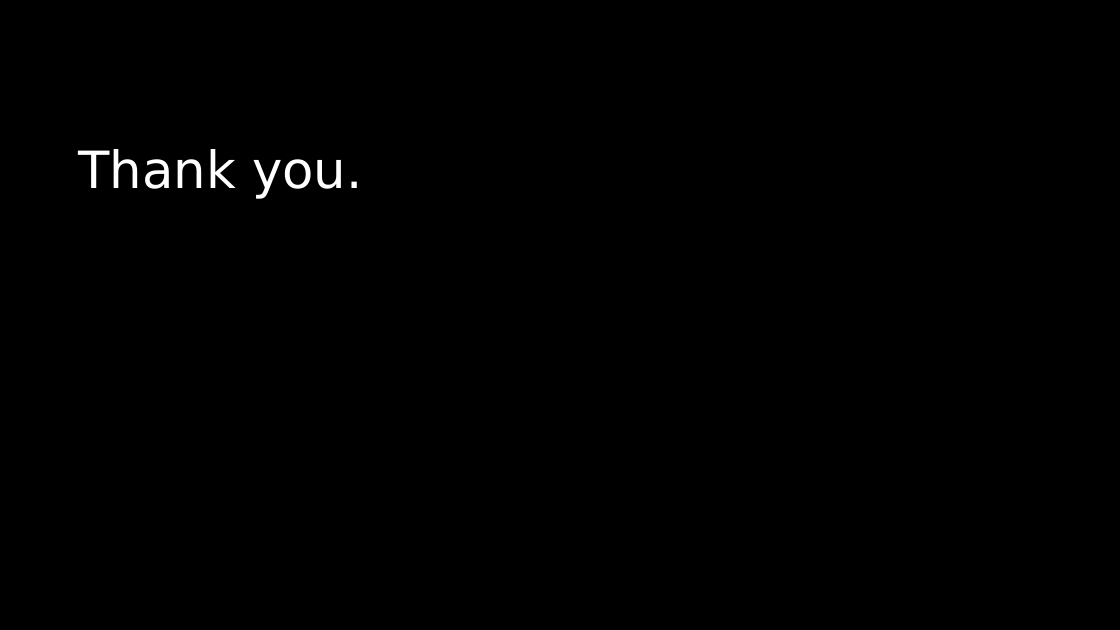
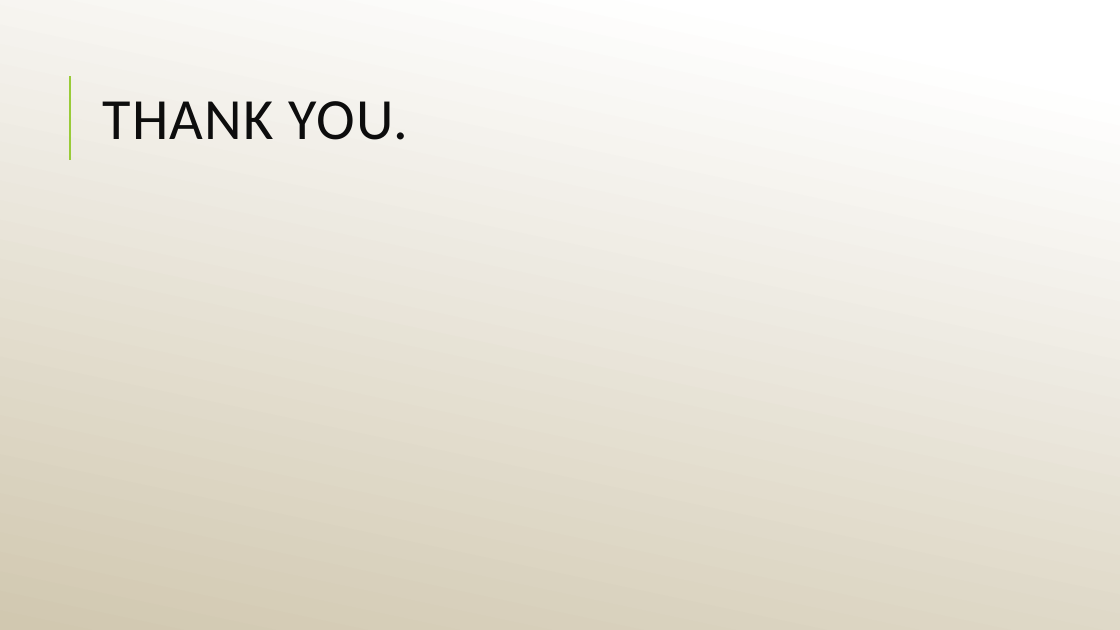
Before and after one commit to S-Apulu3008/CapstoneProject, a slide deck: slide 9 of PitchPresentation/PitchPresentation.pptx. Drawn at 1120x630 pixels with LibreOffice and Linux fonts; fonts in the diff are those of the drawing. Boxes give left, top, right and bottom in pixels: in the first picture for what was removed or moved away, otherwise in the second. Text is boxed around its words. In the diff, an @@ line names an element or a change of style, - is before the commit and + after.

```diff
--- a/PitchPresentation/PitchPresentation.pptx
+++ b/PitchPresentation/PitchPresentation.pptx
@@ background #000000 to gradient #FFFFFF to #D1C8B1 @@
@@ title "THANK YOU." at <box>102,101,409,140</box>: vertical alignment top to middle @@
@@ line added from (70, 160) to (70, 76), #99CB38 1.5 pt @@
@@ title at <box>102,101,409,140</box>: text changed; size 44 to 50 pt; font DejaVu Sans to Calibri; text colour #FFFFFF to #0D0D0D @@
-Thank you.
+THANK YOU.
```
Also in this commit, not shown: 7 other slides changed, 1 slide added, 1 slide removed.
